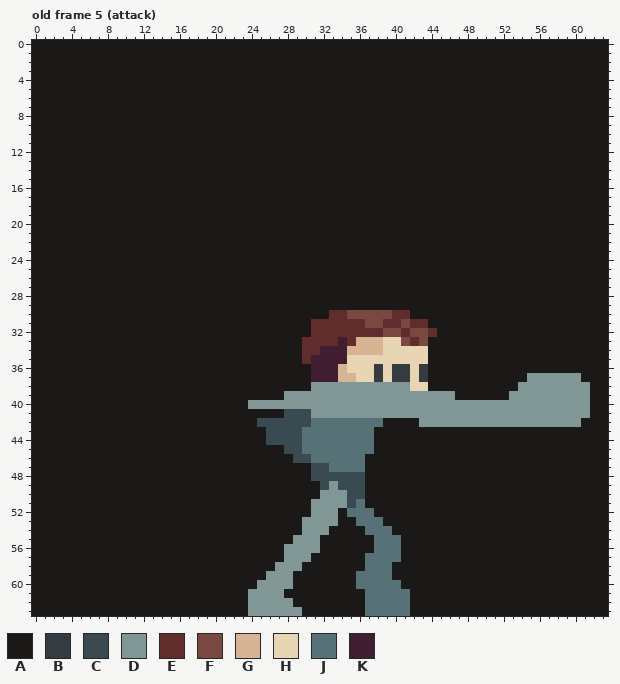
Two states of a pixel-art file, James/knight.aseprite. Above: the version before the commit.
64x64 pixels, 64 frames. Colours within 5 levels of each other are drawn and written as one. Shown: old frame 5 (attack). The commit also changed other frames, which this record leaves out.
Visible layers, top first: "front arm", "front leg", "head", "main", "back arm", "back leg", "bg".
Palette (. is transparent): A #1b1818  B #343c41  C #394a50  D #819796  E #602c2c  F #7a4841  G #d7b594  H #e7d5b3  J #577277  K #411d31
Pixels before, old frame 5 (attack) (only the part around the change), first column x 14:
26 AAAAAAAAAAAAAAAAAAAAAAAAAAAAAAAAAAAAAAAAAAA
27 AAAAAAAAAAAAAAAAAAAAAAAAAAAAAAAAAAAAAAAAAAA
28 AAAAAAAAAAAAAAAAAAAAAAAAAAAAAAAAAAAAAAAAAAA
29 AAAAAAAAAAAAAAAAAAAAAAAAAAAAAAAAAAAAAAAAAAA
30 AAAAAAAAAAAAAAAAAAAEEFFFFFEEAAAAAAAAAAAAAAA
31 AAAAAAAAAAAAAAAAAEEEEEEFFEEFEEAAAAAAAAAAAAA
32 AAAAAAAAAAAAAAAAAEEEEEEEEFFEFFEAAAAAAAAAAAA
33 AAAAAAAAAAAAAAAAEEEEKEGGGHHFEFAAAAAAAAAAAAA
34 AAAAAAAAAAAAAAAAEEKKKGGGGHHHHHAAAAAAAAAAAAA
35 AAAAAAAAAAAAAAAAEKKKKHHHHHHHHHAAAAAAAAAAAAA
36 AAAAAAAAAAAAAAAAAKKKGHHHBHBBHBAAAAAAAAAAAAA
37 AAAAAAAAAAAAAAAAAKKKGGHHBHBBHBAAAAAAAAAAADD
38 AAAAAAAAAAAAAAAAADDDDDDDDDDDHHAAAAAAAAAADDD
39 AAAAAAAAAAAAAADDDDDDDDDDDDDDDDDDDAAAAAADDDD
40 AAAAAAAAAADDDDDDDDDDDDDDDDDDDDDDDDDDDDDDDDD
41 AAAAAAAAAAAAAACCCDDDDDDDDDDDDDDDDDDDDDDDDDD
42 AAAAAAAAAAACCCCCCJJJJJJJJAAAADDDDDDDDDDDDDD
43 AAAAAAAAAAAACCCCJJJJJJJJAAAAAAAAAAAAAAAAAAA
44 AAAAAAAAAAAACCCCJJJJJJJJAAAAAAAAAAAAAAAAAAA
After the commit:
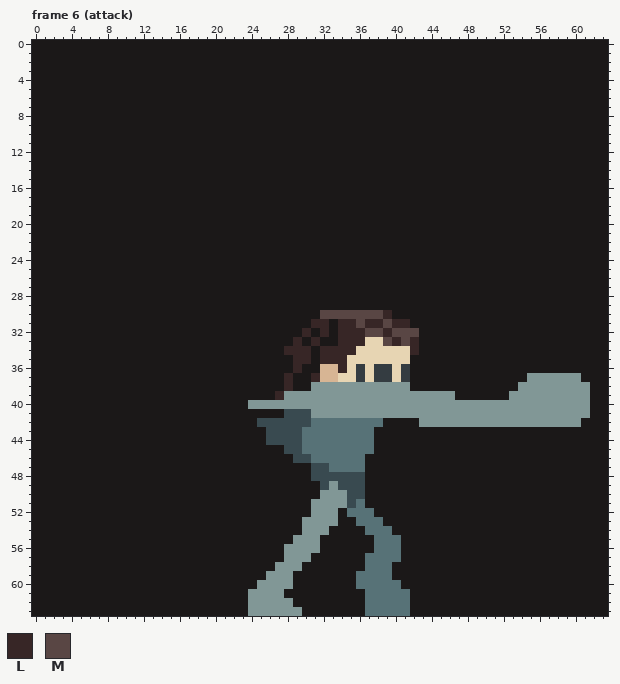
Colours new in this view: L #372626  M #594644
Change:
frames 64 -> 65
Frame 6 (attack) against old frame 5 (attack), layer "head":
Colour A replaces colour B in rows 36 to 37 at x 43.
Colour A replaces colour E in row 30 at x 40 to 41; in row 31 at x 33 and 42 to 43; in row 32 at x 31, 33 and 44; in row 33 at x 30 and 32 to 33; in row 34 at x 31.
Colour A replaces colour F in rows 32 to 33 at x 43.
Colour A replaces colour H in row 34 at x 43; in row 35 at x 42 to 43; in rows 36 to 37 at x 42; in row 38 at x 42 to 43.
Colour A replaces colour K in rows 35 to 36 at x 31.
Colour B replaces colour H in rows 36 to 37 at x 36 and 39.
Colour G replaces colour K in rows 36 to 37 at x 32 to 33.
Colour H replaces colour B in rows 36 to 37 at x 40.
Colour H replaces colour G in row 33 at x 37 to 38; in row 34 at x 36 to 38; in row 37 at x 34 to 35.
Colour L replaces colour A in row 32 at x 30; in row 33 at x 29; in row 34 at x 28 to 29; in rows 35 to 36 at x 29; in rows 37 to 38 at x 28; in row 39 at x 27.
Colour L replaces colour E in row 31 at x 31 to 32, 34 to 35 and 40; in row 32 at x 32 and 34 to 36; in row 33 at x 31, 35 and 42; in rows 34 to 35 at x 30.
Colour L replaces colour F in row 30 at x 39; in row 31 at x 37 to 38 and 41; in row 32 at x 39.
Colour L replaces colour G in row 33 at x 36; in row 34 at x 35; in row 36 at x 34.
Colour L replaces colour H in row 33 at x 40; in row 34 at x 42.
Colour L replaces colour K in row 33 at x 34; in rows 34 to 35 at x 32 to 34; in row 37 at x 31.
Colour M replaces colour A in row 30 at x 32.
Colour M replaces colour E in row 30 at x 33 to 34; in row 31 at x 36 and 39; in row 32 at x 37 to 38 and 41.
Colour M replaces colour F in row 30 at x 35 to 38; in row 32 at x 40 and 42; in row 33 at x 41.
Colour M replaces colour H in row 33 at x 39.
Pixel boxes of the changes (left, top, right, bottom) in both pictures:
changed: (275, 310, 437, 400)
